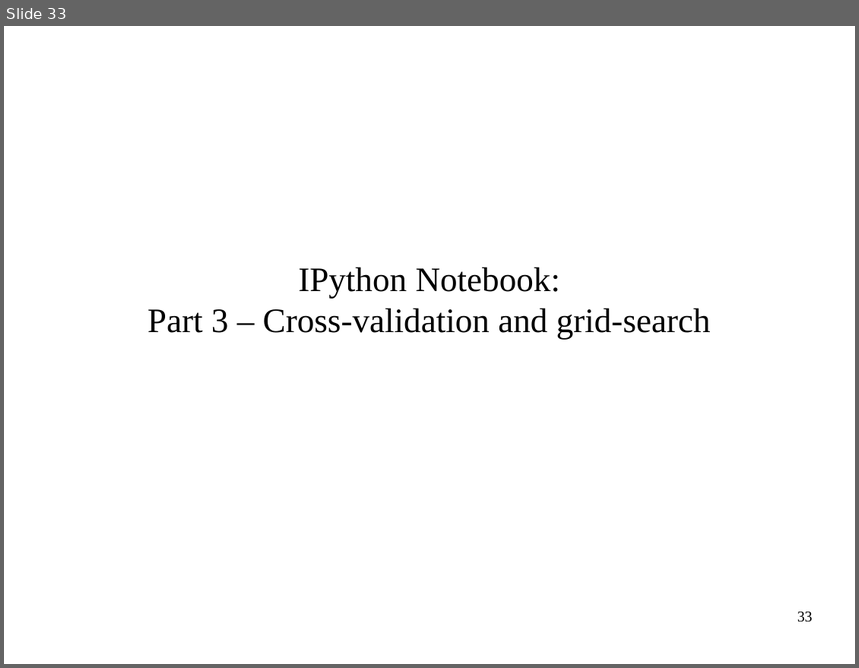
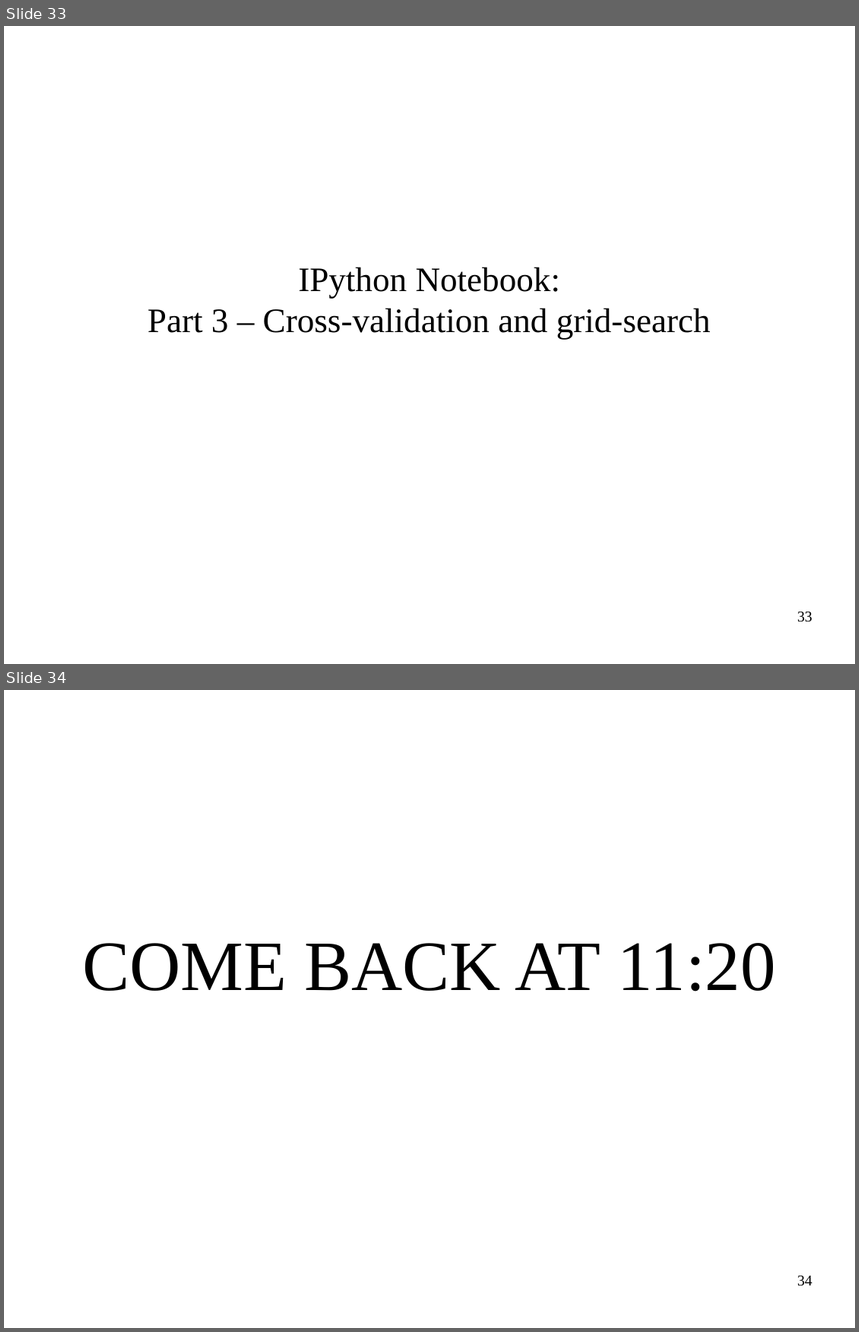
Before and after one commit to amueller/ml-workshop-1-of-4, a slide deck: intro-to-machine-learning.odp. Shown one above the other, each under a label of ours: slide 33 before the commit, slides 33 and 34 after it. The pictures are 859x668 and 859x1332 pixels, drawn with LibreOffice and Linux fonts; fonts in the diff are those of the drawing. Boxes give left, top, right and bottom in pixels: in the first picture for what was removed or moved away, otherwise in the second. Text is boxed around its words. In the diff, an @@ line names an element or a change of style, - is before the commit and + after.

Commit message:
changes to odp?

```diff
--- a/intro-to-machine-learning.odp
+++ b/intro-to-machine-learning.odp
@@ slide 34 added at (x1=4, y1=690, x2=855, y2=1328), background #FFFFFF @@
@@ subtitle added at (x1=82, y1=943, x2=776, y2=992), 66 pt, text #000000 @@
+COME BACK AT 11:20
@@ page number added at (x1=797, y1=1276, x2=813, y2=1287), 14 pt, text #000000 @@
+34
```
Also in this commit, not shown: 3 slides changed.
